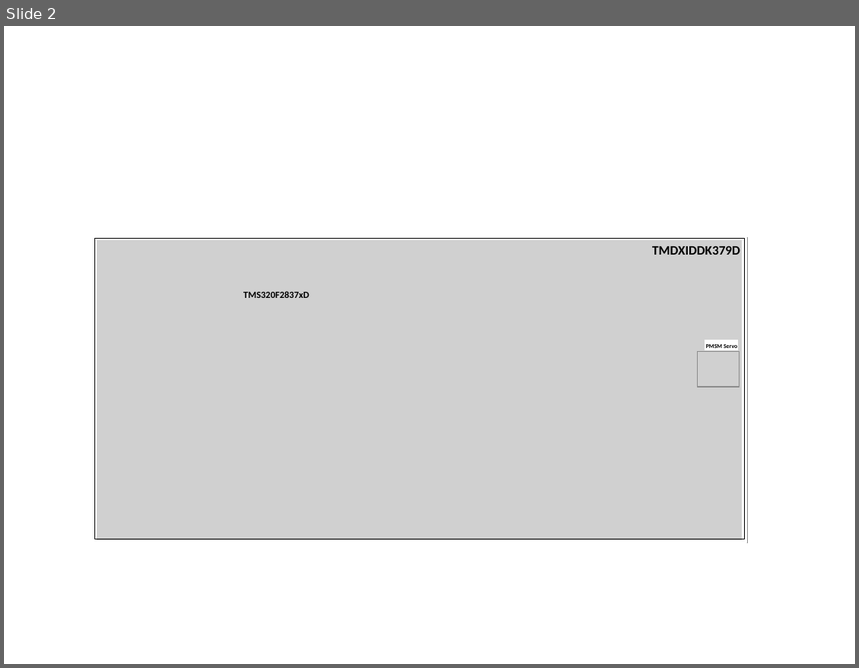
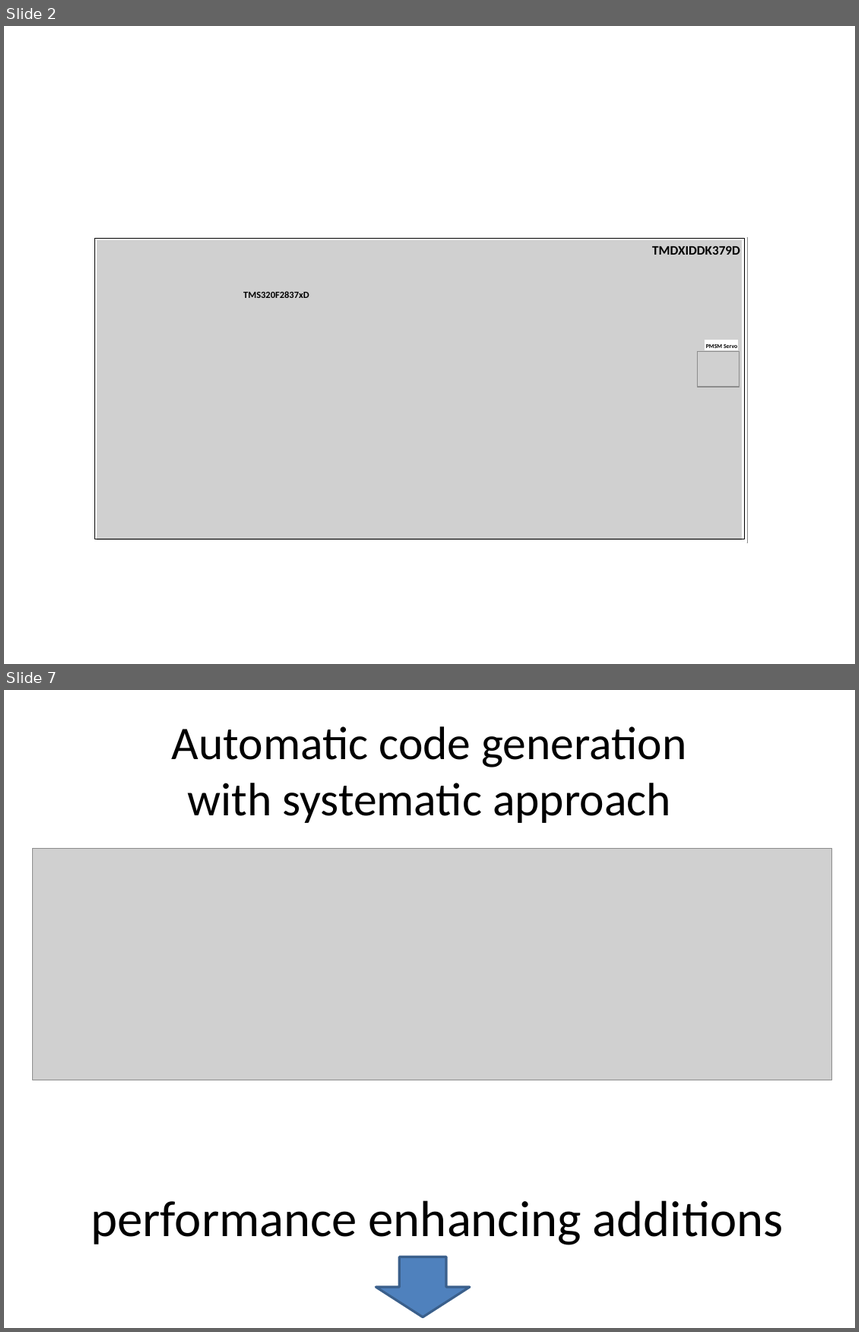
Before and after one commit to SerhatOzkucuk/PhD-Works, a slide deck: Parameter Estimation Works/Embedded coder Paper/IEEETransactions_Word/Figures_embedded coder paper.pptx. Shown one above the other, each under a label of ours: slide 2 before the commit, slides 2 and 7 after it; the slides between them are not shown. The pictures are 859x668 and 859x1332 pixels, drawn with LibreOffice and Linux fonts; fonts in the diff are those of the drawing; grey boxes stand for pictures. Boxes give left, top, right and bottom in pixels: in the first picture for what was removed or moved away, otherwise in the second. Text is boxed around its words. In the diff, an @@ line names an element or a change of style, - is before the commit and + after.

Commit message:
Embedded coder paper works
Scenarios are developed for comparison and performance upgrade.
DC offset calculater are reaaranged for stand-by case

```diff
--- a/Parameter Estimation Works/Embedded coder Paper/IEEETransactions_Word/Figures_embedded coder paper.pptx
+++ b/Parameter Estimation Works/Embedded coder Paper/IEEETransactions_Word/Figures_embedded coder paper.pptx
@@ slide 7 added at [4, 690, 855, 1328], background #FFFFFF @@
@@ title added at [172, 726, 686, 823], 39.6 pt, text #000000 @@
+Automatic code generation
+with systematic approach
@@ picture added at [33, 848, 832, 1081] @@
@@ text added at [91, 1201, 784, 1246], 42.9 pt, text #000000 @@
+performance enhancing additions
@@ down arrow added at [376, 1257, 470, 1317], fill #4F81BD, outline #3A5F8C 2 pt @@
```
Also in this commit, not shown: 1 slide changed, 8 other slides added, 5 other files.
